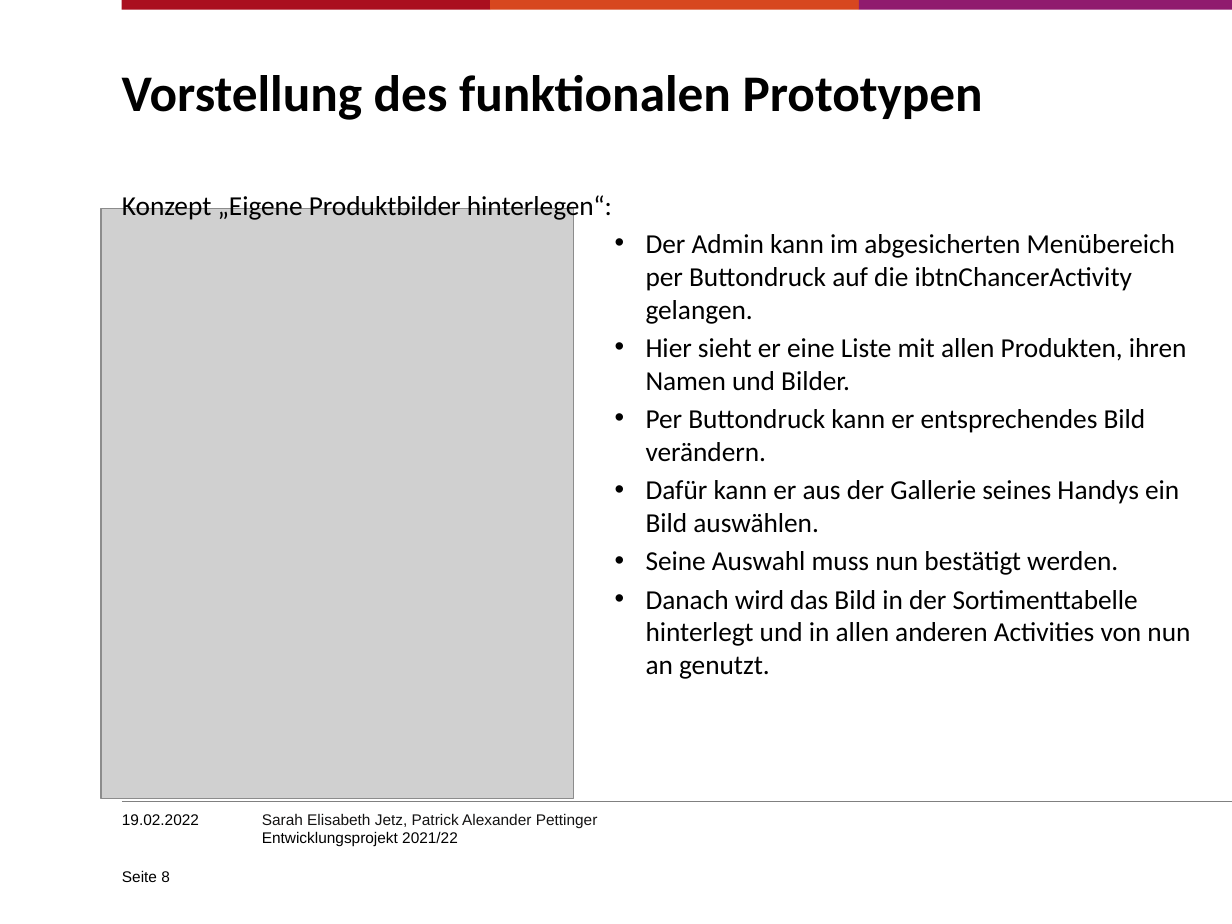
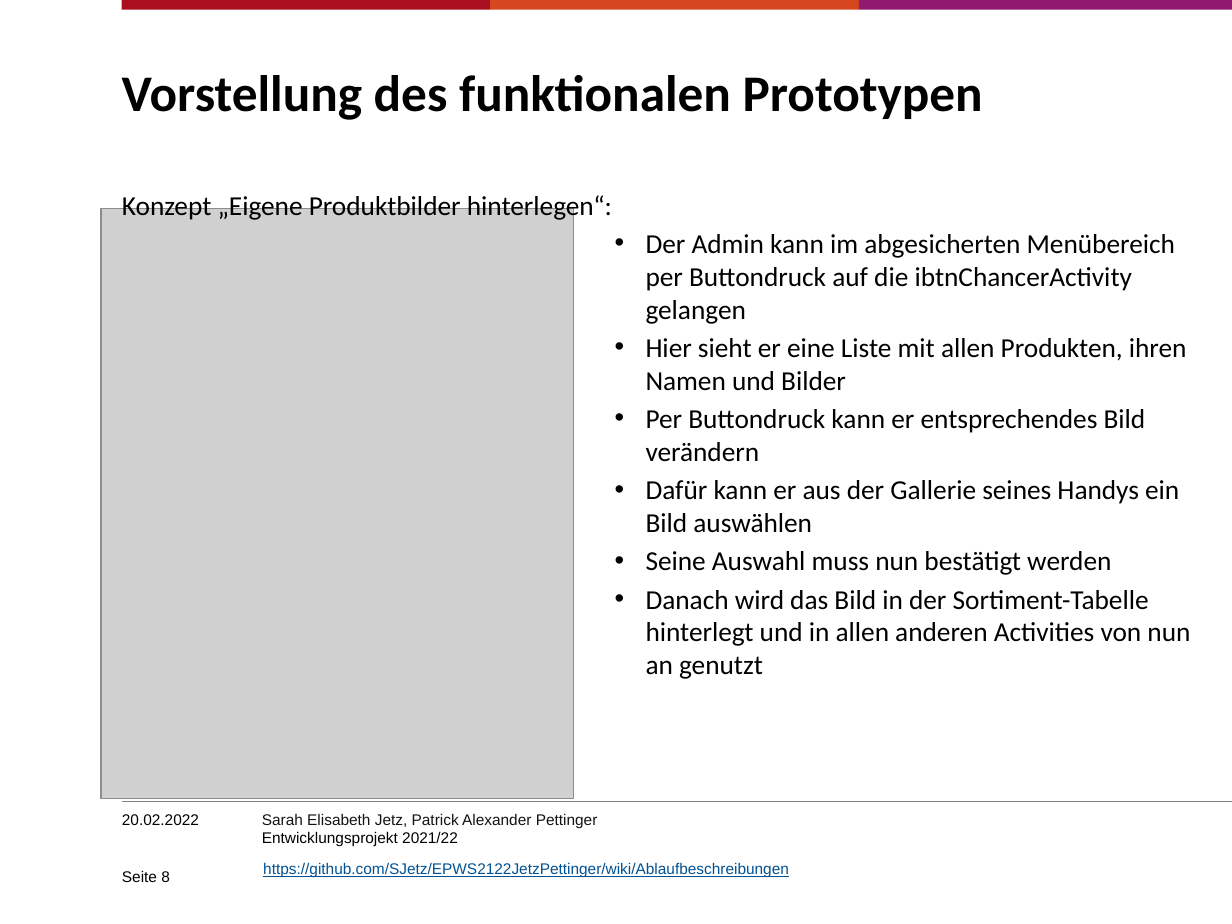
Before and after one commit to SJetz/EPWS2122JetzPettinger, a slide deck: slide 8 of Artefakte/Audit 4/Entwicklungsprojekt202122_PettingerJetz.pptx. Drawn at 1232x924 pixels with LibreOffice and Linux fonts; fonts in the diff are those of the drawing; grey boxes stand for pictures; background and template pictures are left out. Boxes give left, top, right and bottom in pixels: in the first picture for what was removed or moved away, otherwise in the second. Text is boxed around its words. In the diff, an @@ line names an element or a change of style, - is before the commit and + after.

```diff
--- a/Artefakte/Audit 4/Entwicklungsprojekt202122_PettingerJetz.pptx
+++ b/Artefakte/Audit 4/Entwicklungsprojekt202122_PettingerJetz.pptx
@@ text at <box>646,234,1190,679</box>: text changed @@
-                • Der Admin kann im abgesicherten Menübereich per Buttondruck auf die ibtnChancerActivity gelangen.
-                • Hier sieht er eine Liste mit allen Produkten, ihren Namen und Bilder.
-                • Per Buttondruck kann er entsprechendes Bild verändern.
-                • Dafür kann er aus der Gallerie seines Handys ein Bild auswählen.
-                • Seine Auswahl muss nun bestätigt werden.
-                • Danach wird das Bild in der Sortimenttabelle hinterlegt und in allen anderen Activities von nun an genutzt.
+                • Der Admin kann im abgesicherten Menübereich per Buttondruck auf die ibtnChancerActivity gelangen
+                • Hier sieht er eine Liste mit allen Produkten, ihren Namen und Bilder
+                • Per Buttondruck kann er entsprechendes Bild verändern
+                • Dafür kann er aus der Gallerie seines Handys ein Bild auswählen
+                • Seine Auswahl muss nun bestätigt werden
+                • Danach wird das Bild in der Sortiment-Tabelle hinterlegt und in allen anderen Activities von nun an genutzt
@@ text at <box>122,814,199,825</box>: text changed @@
-19.02.2022
+20.02.2022
@@ text added at <box>263,862,789,878</box>, 9 pt, text #005294, underline @@
+https://github.com/SJetz/EPWS2122JetzPettinger/wiki/Ablaufbeschreibungen
```
Also in this commit, not shown: 13 other slides changed.
